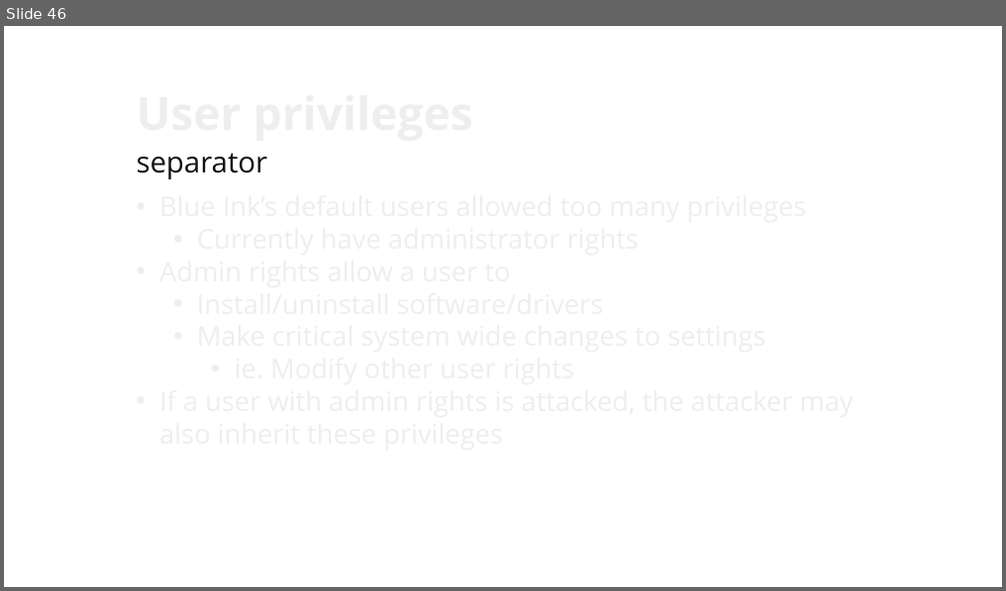
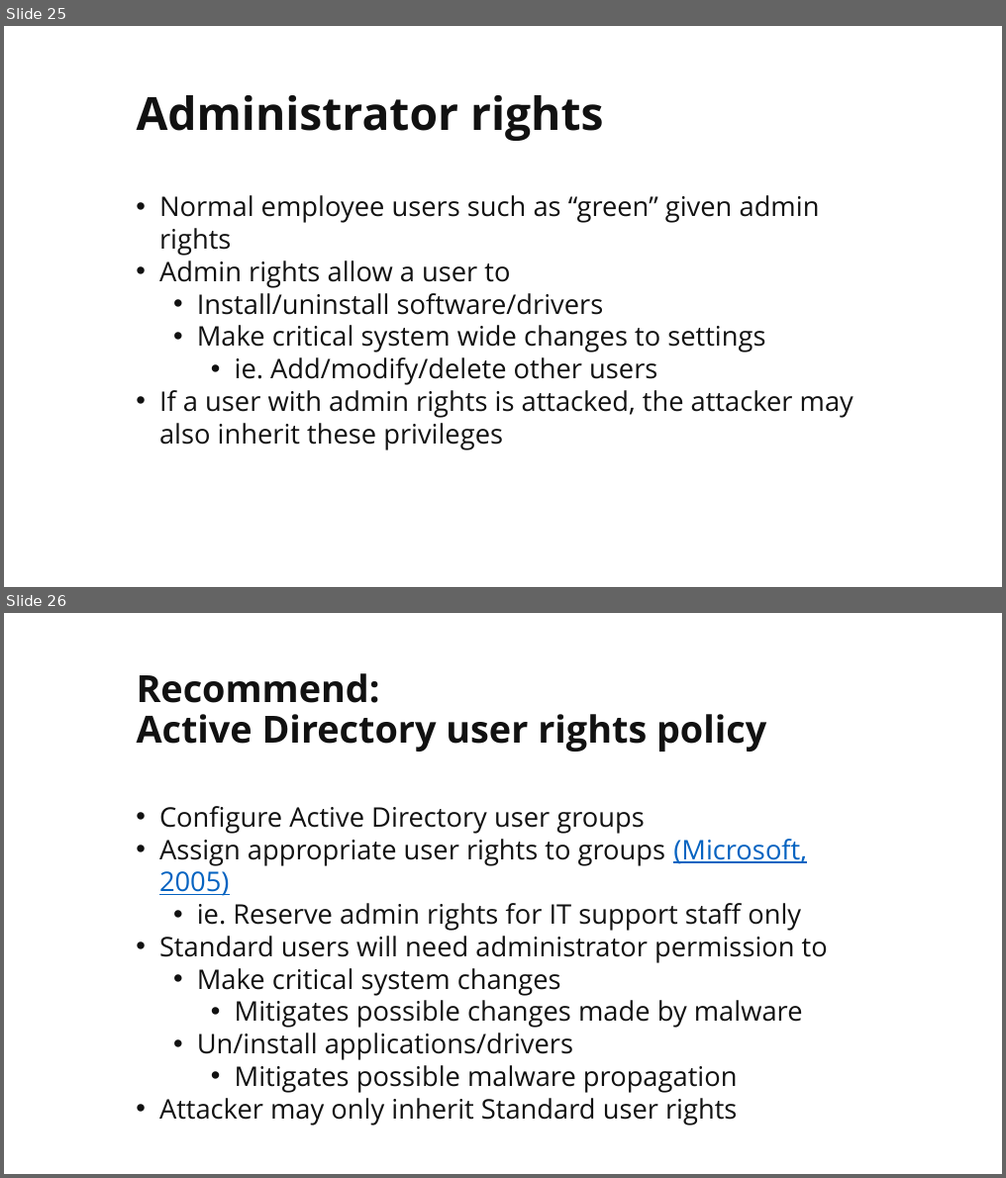
Before and after one commit to martymcflywa/ecu, a slide deck: year_1/sem_2/CSI1101_computer_security/0b_assignment_2_[22MAY15_0900]/dev/CSI1101_PONCE_A2_v02.pptx. Shown one above the other, each under a label of ours: slide 46 before the commit, slides 25 and 26 after it. The pictures are 1006x591 and 1006x1178 pixels, drawn with LibreOffice and Linux fonts; fonts in the diff are those of the drawing. Boxes give left, top, right and bottom in pixels: in the first picture for what was removed or moved away, otherwise in the second. Text is boxed around its words. In the diff, an @@ line names an element or a change of style, - is before the commit and + after.

```diff
--- a/year_1/sem_2/CSI1101_computer_security/0b_assignment_2_[22MAY15_0900]/dev/CSI1101_PONCE_A2_v02.pptx
+++ b/year_1/sem_2/CSI1101_computer_security/0b_assignment_2_[22MAY15_0900]/dev/CSI1101_PONCE_A2_v02.pptx
@@ slide 26 added at <box>4,613,1002,1174</box>, background #FFFFFF @@
@@ title added at <box>137,673,766,752</box>, 36 pt, text #111111, bold @@
+Recommend:
+Active Directory user rights policy
@@ text added at <box>159,806,828,1126</box>, 26 pt, text #111111 @@
+• Configure Active Directory user groups
+• Assign appropriate user rights to groups (Microsoft, 2005)
+  • ie. Reserve admin rights for IT support staff only
+• Standard users will need administrator permission to
+  • Make critical system changes
+    • Mitigates possible changes made by malware
+  • Un/install applications/drivers
+    • Mitigates possible malware propagation
+• Attacker may only inherit Standard user rights
@@ what was slide 46 is now slide 25 @@
@@ slide 25 changed as well @@
@@ title added at <box>137,95,604,141</box>, 44 pt, text #111111, bold @@
+Administrator rights
@@ text removed at <box>137,153,268,179</box> @@
-separator
@@ text added at <box>159,195,853,451</box>, 26 pt, text #111111 @@
+• Normal employee users such as “green” given admin rights
+• Admin rights allow a user to
+  • Install/uninstall software/drivers
+  • Make critical system wide changes to settings
+    • ie. Add/modify/delete other users
+• If a user with admin rights is attacked, the attacker may also inherit these privileges
```
Also in this commit, not shown: 17 other slides changed, 18 other slides added, 47 slides removed, 1 other file.
